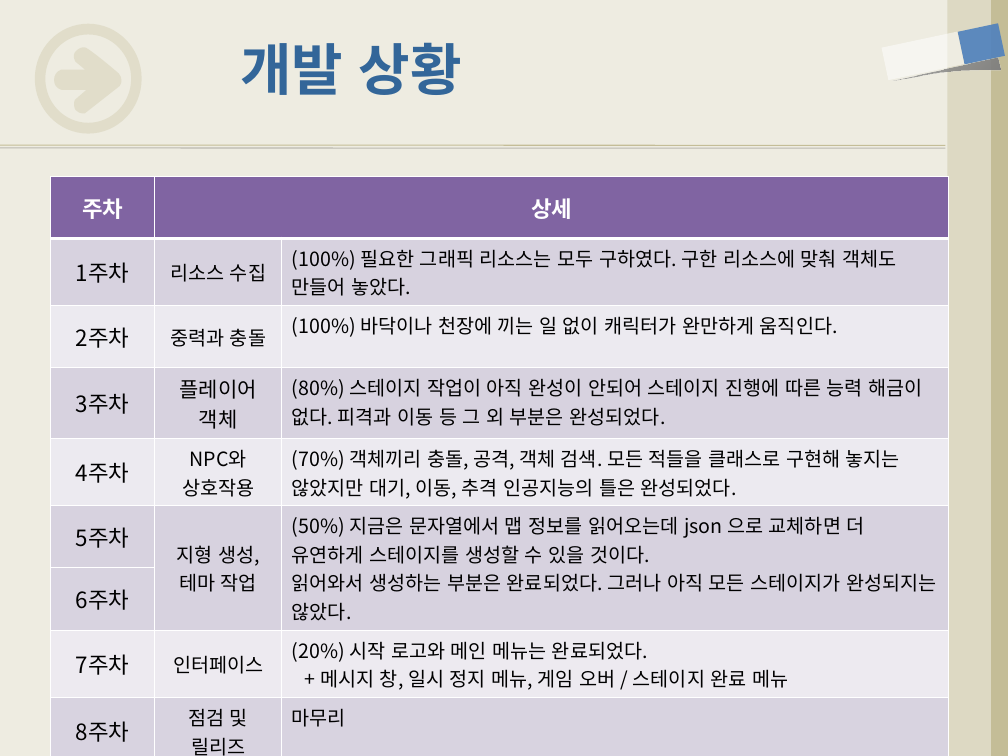
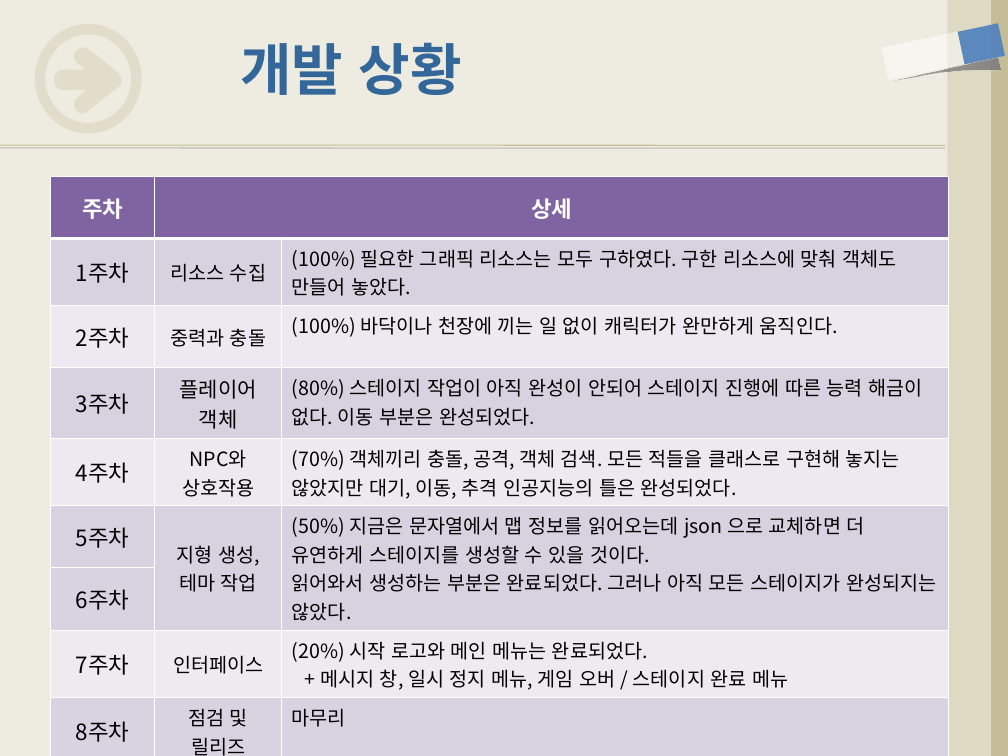
Before and after one commit to iconstudio/2017-Platformer, a slide deck: slide 4 of slides/Exodus_20171105.pptx. Drawn at 1008x756 pixels with LibreOffice and Linux fonts; fonts in the diff are those of the drawing. Boxes give left, top, right and bottom in pixels: in the first picture for what was removed or moved away, otherwise in the second. Text is boxed around its words. In the diff, an @@ line names an element or a change of style, - is before the commit and + after.

```diff
--- a/slides/Exodus_20171105.pptx
+++ b/slides/Exodus_20171105.pptx
@@ table at (x1=50, y1=176, x2=950, y2=756) @@
-row 4, column 3: (80%) 스테이지 작업이 아직 완성이 안되어 스테이지 진행에 따른 능력 해금이 없다. 피격과 이동 등 그 외 부분은 완성되었다.
+row 4, column 3: (80%) 스테이지 작업이 아직 완성이 안되어 스테이지 진행에 따른 능력 해금이 없다. 이동 부분은 완성되었다.
```
Also in this commit, not shown: 1 other slide changed, 2 other files.
